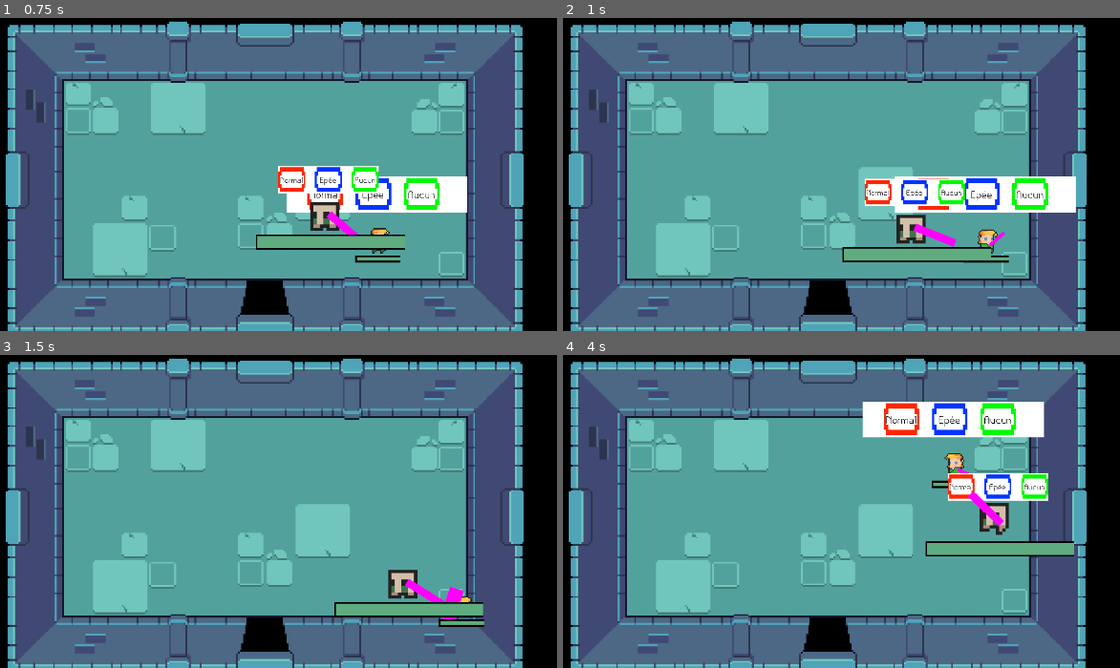
Above: before the commit, frames 1-4 (two rows, left to right).
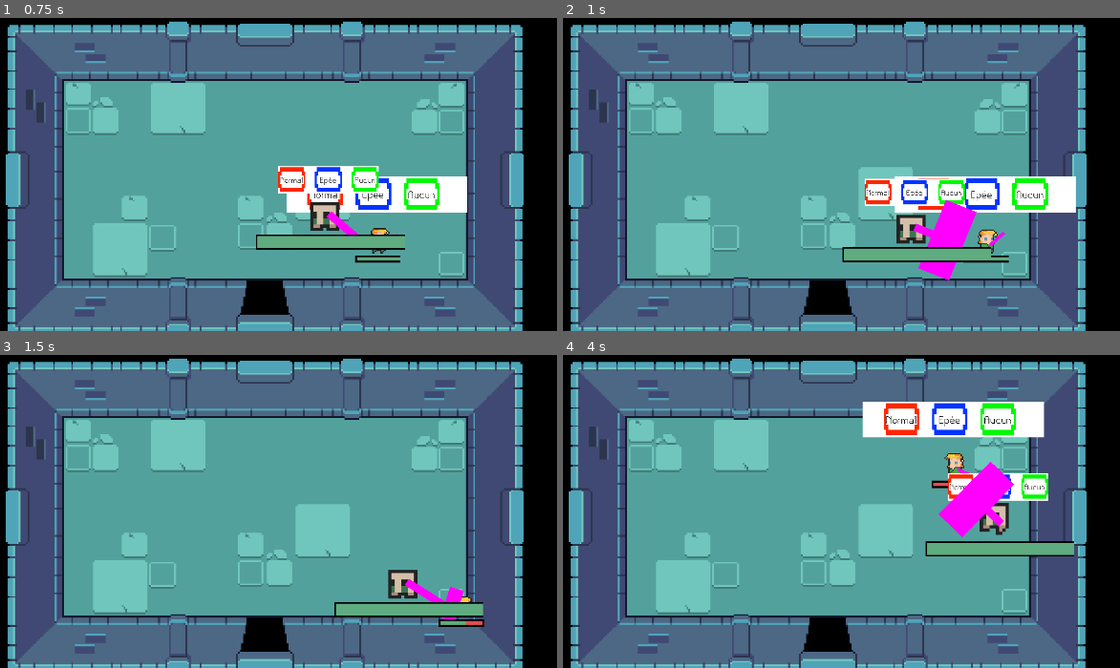
Above: after the commit, the same moments.

Repository: Lmorder2/Game-Jam---Max-Pierre-Arthur-Thomas
Game: Godot game, scene res://room_boss.tscn
Same seed, same stepped clock (60 frames per second), same inputs: the game is played once before the commit and once after it. This scene is started directly instead of the project's main scene.
Inputs (mouse positions are in pixels of both pictures, inside the frame that each line leads up to):
- Up to frame 1 (0.75 s): move the mouse to (523, 158) at 0.52 s; hold D (right) from 0.53 s (still down); hold Alt (alt) from 0.53 s (still down)
- Up to frame 2 (1 s): keep holding D (right); keep holding Alt (alt)
- Up to frame 3 (1.5 s): move the mouse to (206, 527) at 1.27 s; release D (right) at 1.28 s; release Alt (alt) at 1.28 s; hold S (down) from 1.28 s (still down); click (206, 527) at 1.35 s
- Up to frame 4 (4 s): tap Alt (alt) at 1.55, 3.05 s; move the mouse to (997, 442) at 2.02 s; release S (down) at 2.03 s; hold D (right) 2.03-2.78 s; hold Alt (alt) 2.03-2.78 s; move the mouse to (880, 574) at 2.77 s; hold Up (up) 2.78-3.53 s; tap , (deblock case test) at 2.85 s; move the mouse to (outside the picture) at 3.52 s; hold A (left) from 3.53 s (still down); hold Alt (alt) from 3.53 s (still down)

Frame 1 is identical in both runs. In frame 2, 1.0% of the frame differs, in the area x 63-75%, y 57-84%; in frame 3, less than 0.1%; in frame 4, 1.4%, in the area x 66-82%, y 34-59%.
Error after the commit: Invalid access to property or key 'global_position' on a base object of type 'Nil'. (res://health_manager.gd:45)

Commit message:
je sais meme plus ce que je commit, je crois que le player meurt, merci colin <3

Diff:
--- a/health_manager.gd
+++ b/health_manager.gd
@@ -18,8 +18,9 @@
 
 func life_reset():
 	healthMax = originalHealthMax
+	healthActual = healthMax
 	lifeBar.set_max(healthMax)
-	healthActual.set_value(healthMax)
+	lifeBar.set_value(healthActual)
 
 func life_update():
 	lifeBar.set_value(healthActual)
@@ -39,7 +40,10 @@
 		amount = 0
 		life_update()
 		death.emit()
-		print("death")
+		if $"..".name == "Player":
+			print("le joueur est mort")
+			$"..".global_position = $"..".START_GAME.global_position
+			life_reset()
 
 	elif healthCalc >= healthMax :
 		healthActual = healthMax
--- a/mob.gd
+++ b/mob.gd
@@ -1,6 +1,6 @@
 extends CharacterBody2D
 
-var damage_amount = 5
+var damage_amount = 40
 var speed = 40
 var player_chase = false
 var player = null
@@ -65,4 +65,4 @@
 		drop_instance.global_position = global_position
 
 func attack(player):
-	player.get_node("HealthManager").take_damage(5)
+	player.get_node("HealthManager").take_damage(damage_amount)
--- a/mob.tscn
+++ b/mob.tscn
@@ -158,7 +158,6 @@
 healthMax = 500.0
 
 [node name="MobAttackTimer" type="Timer" parent="."]
-wait_time = 5.0
 autostart = true
 
 [node name="mobsound" type="AudioStreamPlayer2D" parent="."]
--- a/player.gd
+++ b/player.gd
@@ -1,11 +1,13 @@
 extends CharacterBody2D
-var damage_amount = 50
+var damage_amount = 500
 const MAX_SPEED = 100.0
 const ACCELERATION = 1000.0
 const FRICTION = 500.0
 var is_stun = false
 var player_chase = true
 var acceleration_ratio = 1.0
+
+@export var START_GAME : Node2D
 #@onready var animated_sprite_2d: AnimatedSprite2D = $AnimatedSprite2D
 #mouvement
 func _physics_process(delta: float) -> void:
--- a/player.tscn
+++ b/player.tscn
@@ -119,7 +119,6 @@
 healthManager = NodePath("../HealthManager")
 
 [node name="HealthManager" parent="." instance=ExtResource("8_dw050")]
-healthMax = 200.0
 
 [node name="ProgressBar" parent="HealthManager" index="0"]
 offset_left = -13.0
--- a/world.tscn
+++ b/world.tscn
@@ -22,9 +22,10 @@
 
 [node name="World" type="Node2D"]
 
-[node name="Player" parent="." instance=ExtResource("2_mpfnx")]
+[node name="Player" parent="." node_paths=PackedStringArray("START_GAME") instance=ExtResource("2_mpfnx")]
 position = Vector2(160, 279)
 motion_mode = 1
+START_GAME = NodePath("../START_GAME")
 
 [node name="spawn" parent="." instance=ExtResource("2_gbfbk")]
 position = Vector2(0, 180)
@@ -94,6 +95,9 @@
 stream = ExtResource("15_udxuc")
 autoplay = true
 
+[node name="START_GAME" type="Node2D" parent="."]
+position = Vector2(104, 272)
+
 [editable path="Chest2"]
 [editable path="room_bottom_right/Chest3"]
 [editable path="room_bottom/Chest4"]
